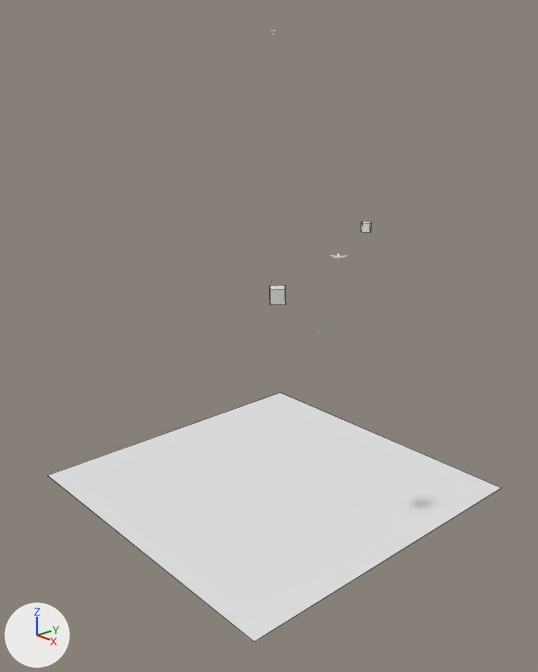
What one commit did to the Blender file visualisation.blend.
Camera for both pictures: a 50 mm camera at (9.16, -7.86, 5.0) aimed at (0.65, -0.25, 1.15). Lighting does not change. The marker at lower left points along +X, +Y and +Z. Mesh edges are drawn as thin lines on the coarser meshes.

Names of what the first picture shows: 'CubeB', 'CubeC', 'Plane'.
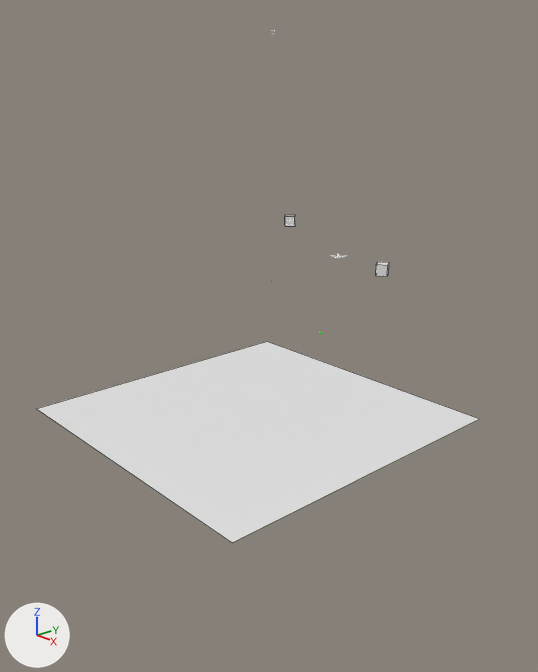
Location of each change, [x1, y1, x2, y2] in pixels of the pictures (538 x 672 px):
'Plane', moved: before [48, 393, 501, 642]; after [37, 341, 479, 543]
'CubeC', moved: before [270, 285, 286, 305]; after [285, 215, 295, 226]
'CubeB', moved: before [361, 221, 372, 232]; after [376, 262, 389, 276]

Patch to the scene script:
```diff
--- a/visualisation.blend.py
+++ b/visualisation.blend.py
@@ ob_plane @@
 ob_plane = bpy.data.objects.new('Plane', me_plane)
-ob_plane.location = (0.68, -0.22, -1.5)
+ob_plane.location = (0.0, 0.0, -0.52)
 ob_plane.scale = (2.78, 2.78, 2.78)
@@ ob_cubeb @@
 ob_cubeb = bpy.data.objects.new('CubeB', me_cube_004)
-ob_cubeb.location = (0.21, 2.55, 2.52)
+ob_cubeb.location = (2.55, 0.21, 2.52)
 ob_cubeb.rotation_euler = (0.0, 0.0, 0.576)  # degrees (0, 0, 33)
@@ ob_cubec @@
 ob_cubec = bpy.data.objects.new('CubeC', me_cube_003)
-ob_cubec.location = (2.33, -1.59, 2.43)
+ob_cubec.location = (-1.59, 2.33, 2.43)
 ob_cubec.rotation_euler = (0.0, 0.0, -0.698)  # degrees (0, 0, -40)
```
